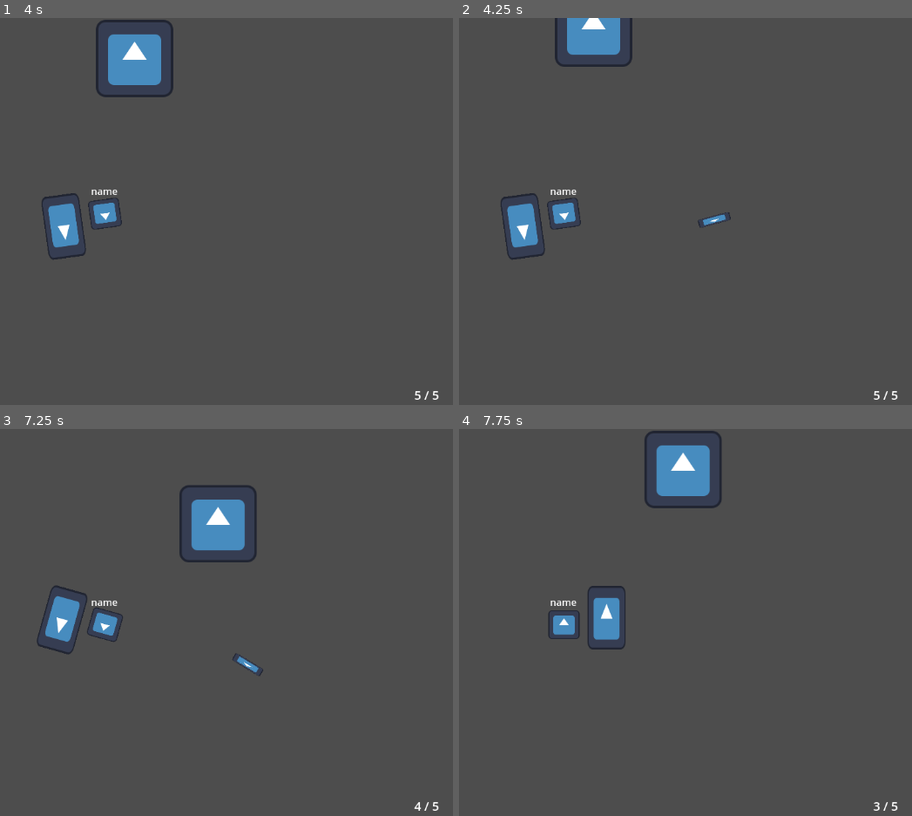
Above: before the commit, frames 1-4 (two rows, left to right).
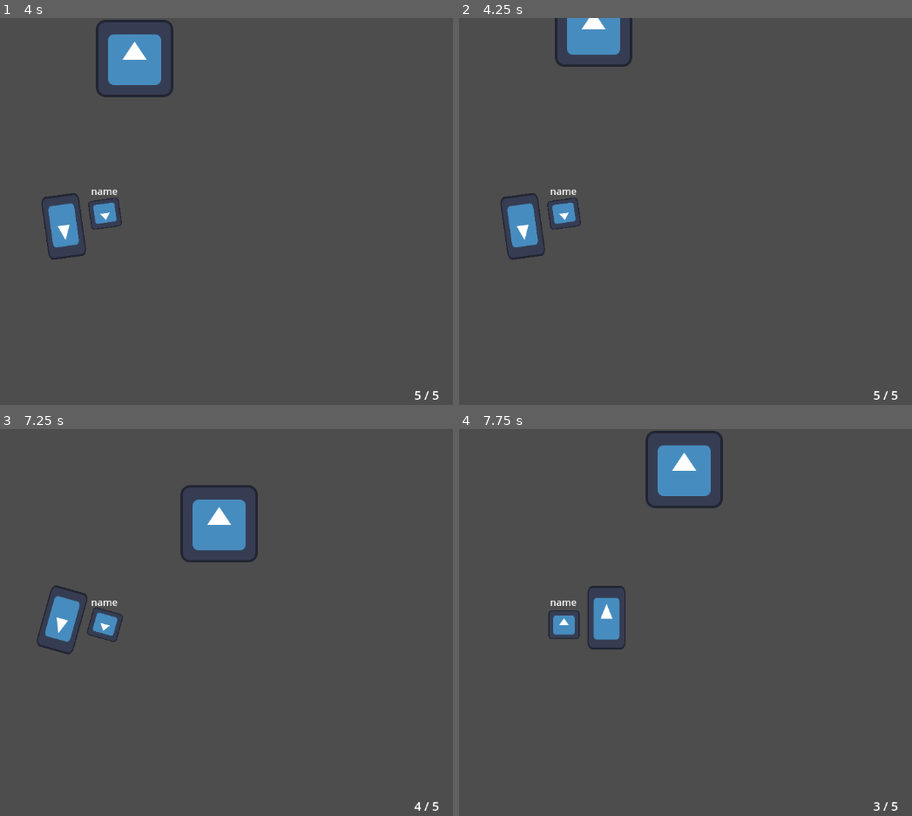
Above: after the commit, the same moments.

Repository: filipjaruska/mtds
Game: Godot game, scene res://nodes/menu/main.tscn
Same seed, same stepped clock (60 frames per second), same inputs: the game is played once before the commit and once after it. The engine's default icon, where the game draws it, is replaced by a stand-in: a white triangle on a blue panel in a dark square.
Inputs (mouse positions are in pixels of both pictures, inside the frame that each line leads up to):
- Up to frame 1 (4 s): click "Start" at 0.5 s; click "Host" at 1.25 s; click "Start" at 2 s; tap Enter at 2.75 s; move the mouse to (258, 196) at 2.77 s; hold Right (ui_right) 2.78-3.53 s; click (258, 196) at 2.85 s; move the mouse to (outside the picture) at 3.52 s; hold Down (ui_down) from 3.53 s (still down); tap Q (switch_weapon) at 3.6 s
- Up to frame 2 (4.25 s): keep holding Down (ui_down)
- Up to frame 3 (7.25 s): move the mouse to (176, 537) at 4.27 s; release Down (ui_down) at 4.28 s; hold Right (ui_right) 4.28-5.03 s; click (176, 537) at 4.35 s; move the mouse to (67, 703) at 5.02 s; hold Up (ui_up) 5.03-5.78 s; tap Q (switch_weapon) at 5.1, 6.6 s; move the mouse to (312, 684) at 5.77 s; hold Left (ui_left) from 5.78 s (still down); click (312, 684) at 5.85 s; move the mouse to (outside the picture) at 6.52 s
- Up to frame 4 (7.75 s): move the mouse to (599, 626) at 7.27 s; release Left (ui_left) at 7.28 s; hold Down (ui_down) from 7.28 s (still down); click (599, 626) at 7.35 s

Frame 1 is identical in both runs. In frame 2, 0.1% of the frame differs, in the area x 52-60%, y 50-55%; in frame 3, 0.3%, in the area x 39-59%, y 14-64%; in frame 4, 0.3%.

Commit message:
refactor & add dmg function

Diff:
--- a/nodes/weapons/bullet.tscn
+++ b/nodes/weapons/bullet.tscn
@@ -7,6 +7,7 @@
 size = Vector2(52, 14)
 
 [node name="Bullet" type="RigidBody2D"]
+top_level = true
 script = ExtResource("1_6ha7u")
 
 [node name="CollisionShape2D" type="CollisionShape2D" parent="."]
--- a/scripts/components/health_component.gd
+++ b/scripts/components/health_component.gd
@@ -3,17 +3,25 @@
 
 @export var MAX_HEALTH: float = 10.0
 var currentHealth: float
-# Called when the node enters the scene tree for the first time.
+
+@export var physical_resist: float = 0.0 # Percentage
+@export var resist_penetration: float = 0.0 # 0.0 to 1.0
+
 func _ready():
-	currentHealth = MAX_HEALTH
+    currentHealth = MAX_HEALTH
 
-func damage(dmg: float):
-	currentHealth -= dmg
+func damage(dmg: float, penetration: float = 0.0):
+    var final_dmg: float = dmg
 
-	if currentHealth <= 0:
-		get_parent().queue_free()
+    var effective_resist: float = max(physical_resist - penetration, 0.0)
+    final_dmg = dmg * (1.0 - effective_resist)
+
+    currentHealth -= final_dmg
+
+    if currentHealth <= 0:
+        get_parent().queue_free()
 
 func heal(amount: float):
-	currentHealth += amount
-	if currentHealth > MAX_HEALTH:
-		currentHealth = MAX_HEALTH
+    currentHealth += amount
+    if currentHealth > MAX_HEALTH:
+        currentHealth = MAX_HEALTH
--- a/scripts/player.gd
+++ b/scripts/player.gd
@@ -1,23 +1,16 @@
 extends CharacterBody2D
 
 @export var speed: float = 200.0
-var sync_position = Vector2(0, 0) # Alternative way to synchronize movement, not currently used
 @onready var weapon_manager = $Node2D/WeaponManager
 
 func _ready():
-	$MultiplayerSynchronizer.set_multiplayer_authority(str(name).to_int())
-	if $MultiplayerSynchronizer.get_multiplayer_authority() == multiplayer.get_unique_id():
-		$Camera2D.enabled = true
-	else:
-		$Camera2D.enabled = false
-		$Camera2D/UI/Ammo.visible = false
+	var authority_id = str(name).to_int()
+	$MultiplayerSynchronizer.set_multiplayer_authority(authority_id)
+	var is_authority = $MultiplayerSynchronizer.get_multiplayer_authority() == multiplayer.get_unique_id()
+	$Camera2D.enabled = is_authority
+	$Camera2D/UI/Ammo.visible = is_authority
 
 func _process(delta):
-	if $MultiplayerSynchronizer.get_multiplayer_authority() != multiplayer.get_unique_id():
-		global_position = global_position.lerp(sync_position, 0.2)
-
-	sync_position = global_position
-
 	var input_vector = Vector2(
 		Input.get_action_strength("ui_right") - Input.get_action_strength("ui_left"),
 		Input.get_action_strength("ui_down") - Input.get_action_strength("ui_up")
--- a/scripts/weapons/bullet.gd
+++ b/scripts/weapons/bullet.gd
@@ -1,10 +1,6 @@
 extends RigidBody2D
 
-@export var speed: float = 5000.0
-@export var damage: float = 10.0
-
-func _ready():
-    pass
+@export var SPEED: float = 5000.0
 
 @rpc("any_peer")
 func network_update(position: Vector2, rotation: float):
@@ -12,7 +8,12 @@
     global_rotation = rotation
 
 func _process(delta):
-    var velocity = Vector2(speed, 0).rotated(rotation)
+    var velocity = Vector2(SPEED, 0).rotated(rotation)
     global_position += velocity * delta
     if is_multiplayer_authority():
         rpc("network_update", global_position, rotation)
+
+func _on_body_entered(body):
+    queue_free()
+    if body.has_method("damage"):
+        body.damage(5, 0.1)
